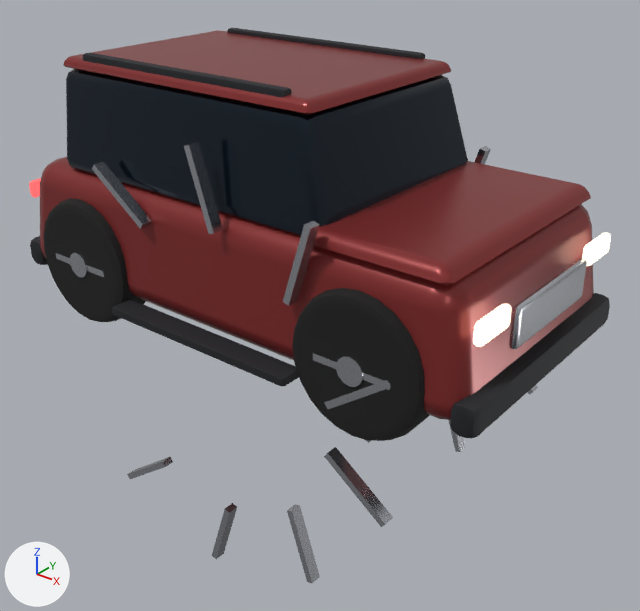
Before and after pictures for a commit that changed the glTF model SeatAtTheTable/public/assets/world/vehicles/suv.glb.
The view is the same before and after, from a 50 mm lens placed at (33.8, -40.0, 26.6), pointed at (1.1, 0.8, 1.3). Lighting does not change. The marker at lower left points along +X, +Y and +Z. The first picture is the older version. Where no turn or scale is listed for an object, it has been applied to the vertices. Vertices at exactly the same position are counted once.

In view in the first picture: 'headlight--1', 'part-chrome', 'part-glass', 'part-paint', 'part-trim', 'wheel-+11--1-hub', 'wheel-+11--1-tyre', 'wheel--11--1-hub', 'wheel--11--1-tyre', 'wheel--11-1-hub' and 3 more.
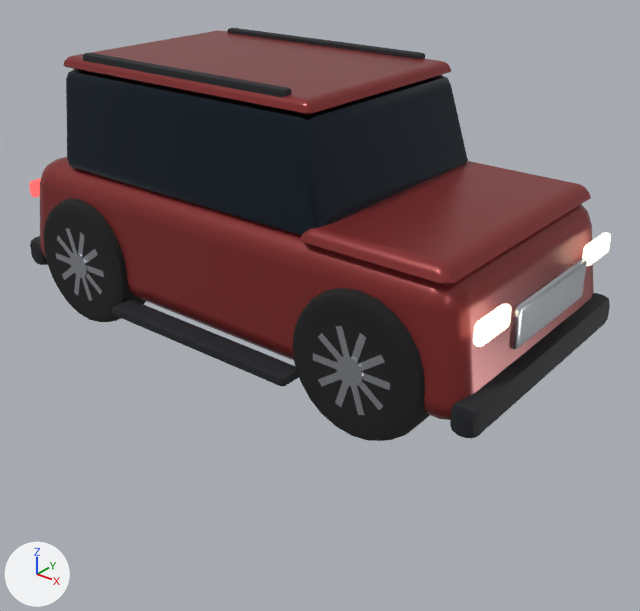
Where the newer file only moved an object's origin or applied its transform, the numbers keep the older frame.

Pixel boxes (x1, y1, x2, y2) of what changed, in the pictures (640 x 611 px; the box of a moved part takes in the faces that stretch with it):
'wheel-+11--1-hub', reshaped (71% narrower, 61% shorter): before (127, 353, 393, 583); after (313, 326, 390, 415)
'wheel--11--1-hub', reshaped: before (56, 142, 391, 409); after (56, 228, 104, 301)
'wheel--11-1-hub', reshaped (not visible afterwards): before (475, 146, 491, 164)
part 1 of me_cylinder_001, moved or reshaped: before (324, 447, 393, 527); after (318, 333, 383, 410)
part 2 of me_cylinder_001, moved or reshaped: before (287, 505, 320, 583); after (336, 326, 364, 415)
part 3 of me_cylinder_001, moved or reshaped: before (212, 503, 237, 559); after (335, 333, 366, 407)
part 4 of me_cylinder_001, moved or reshaped: before (127, 457, 173, 479); after (318, 355, 385, 386)
part 6 of me_cylinder_005, moved or reshaped: before (92, 162, 152, 229); after (57, 235, 102, 295)
part 7 of me_cylinder_005, moved or reshaped: before (184, 142, 223, 234); after (66, 228, 92, 301)
part 8 of me_cylinder_005, moved or reshaped: before (283, 221, 320, 306); after (74, 232, 84, 295)
part 9 of me_cylinder_005, moved or reshaped: before (324, 380, 391, 409); after (62, 249, 98, 280)

What changed in the scene script:
```text
Change me_cylinder_001:
    used by ob_wheel__11__1_hub; location = (2.47, -8.54, -4.45)
    remove me_cylinder_001.from_pydata(...)  # 68 vertices, 112 faces; spans x -10.8..10.8, y -0.4..0.4, z -9.5..9.5
    add me_cylinder_001.from_pydata(...)  # 68 vertices, 112 faces; spans x 5.9..10.7, y -0.4..0.4, z 6.3..11.0
    me_cylinder_001 part 1: the loose piece of 8 vertices spanning x 6.7..10.8, y -0.4..0.4, z -0.1..3.1 is moved by (-0.4, 0.0, 7.2)
    me_cylinder_001 part 2: the loose piece of 8 vertices spanning x 3.9..5.8, y -0.4..0.4, z -6.9..-2.2 is moved by (3.5, 0.0, 13.2)
    me_cylinder_001 part 3: the loose piece of 8 vertices spanning x -2.8..-0.9, y -0.4..0.4, z -9.5..-4.8 is moved by (10.1, 0.0, 15.8)
    me_cylinder_001 part 4: the loose piece of 8 vertices spanning x -10.8..-6.7, y -0.4..0.4, z -6.9..-3.7 is moved by (17.1, 0.0, 13.9)
Change me_cylinder_007:
    used by ob_wheel__11_1_hub_1; location = (0.03, 8.54, 7.65)
    remove me_cylinder_007.from_pydata(...)  # 68 vertices, 112 faces; spans x -13.2..13.2, y -0.4..0.4, z -6.3..6.3
    add me_cylinder_007.from_pydata(...)  # 68 vertices, 112 faces; spans x -13.2..-8.4, y -0.4..0.4, z -5.8..-1.1
    me_cylinder_007 part 5: the loose piece of 8 vertices spanning x 6.4..8.2, y -0.4..0.4, z -1.0..3.7 is moved by (-18.1, 0.0, -4.8)
    other edits to the shape of me_cylinder_007 do not show in these pictures
Change me_cylinder_005:
    used by ob_wheel__11__1_hub_1; location = (0.03, -8.54, 7.65)
    remove me_cylinder_005.from_pydata(...)  # 68 vertices, 112 faces; spans x -13.2..13.2, y -0.4..0.4, z -6.3..6.3
    add me_cylinder_005.from_pydata(...)  # 68 vertices, 112 faces; spans x -13.2..-8.4, y -0.4..0.4, z -5.8..-1.1
    me_cylinder_005 part 6: the loose piece of 8 vertices spanning x -8.4..-4.2, y -0.4..0.4, z 0.5..3.7 is moved by (-4.5, 0.0, -5.5)
    me_cylinder_005 part 7: the loose piece of 8 vertices spanning x -0.3..1.6, y -0.4..0.4, z 1.6..6.3 is moved by (-11.5, 0.0, -7.4)
    me_cylinder_005 part 8: the loose piece of 8 vertices spanning x 6.4..8.2, y -0.4..0.4, z -1.0..3.7 is moved by (-18.1, 0.0, -4.8)
    me_cylinder_005 part 9: the loose piece of 8 vertices spanning x 9.1..13.2, y -0.4..0.4, z -6.3..-3.1 is moved by (-22.0, 0.0, 1.2)
```
